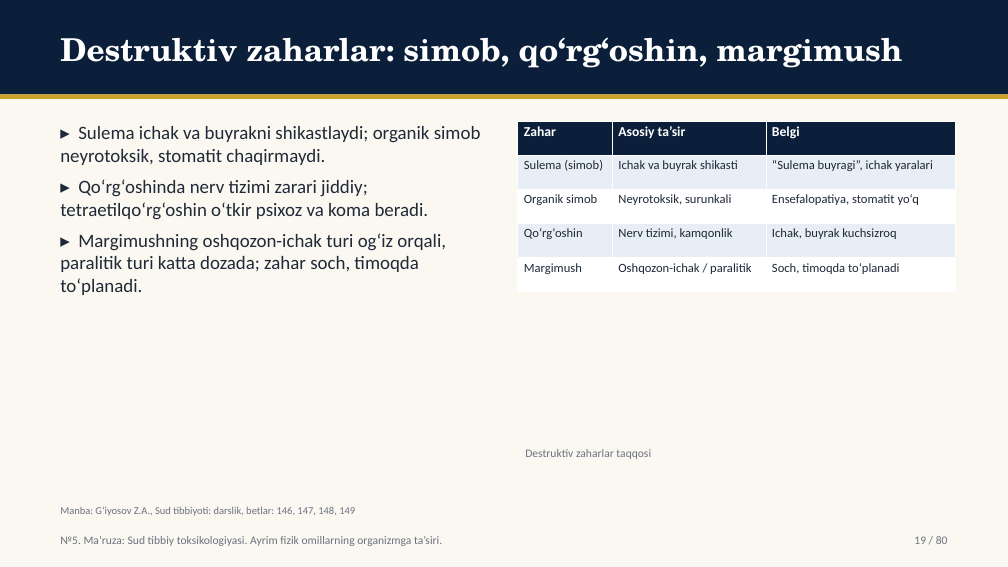
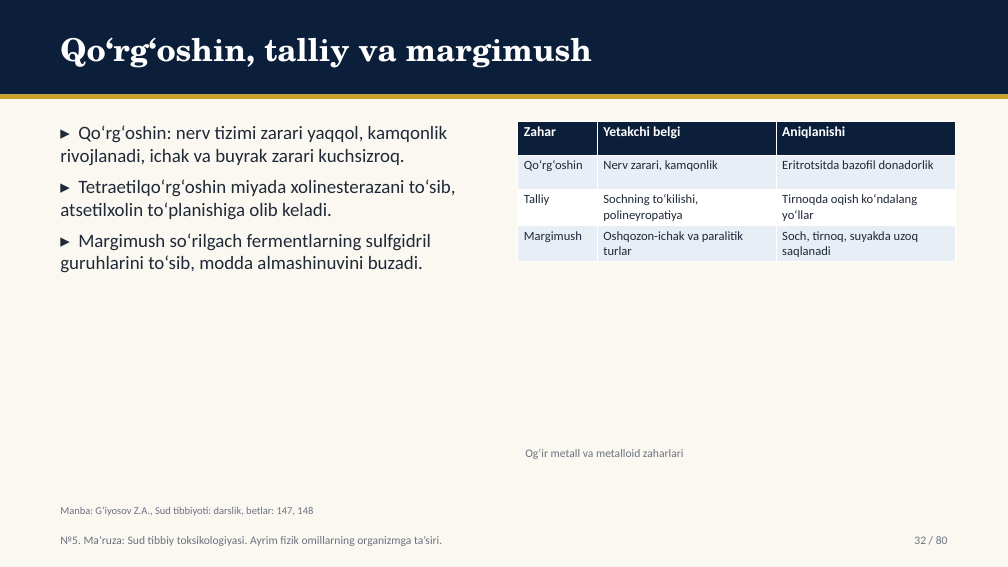
Before and after one commit to davlatsudekspert/forensic-expert, a slide deck: slide 32 of out/4-kurs-pediatriya-11.pptx (slide 19 before the commit). Drawn at 1008x567 pixels with LibreOffice and Linux fonts; fonts in the diff are those of the drawing. Boxes give left, top, right and bottom in pixels: in the first picture for what was removed or moved away, otherwise in the second. Text is boxed around its words. In the diff, an @@ line names an element or a change of style, - is before the commit and + after.

Commit message:
slides output: 4-kurs-davolash-10,4-kurs-pediatriya-11,4-kurs-pediatriya-12,5-kurs-tibbiy-profilaktika-08,5-kurs-tibbiy-profilaktika-09,ktp26-u-05,ktp26-u-14

```diff
--- a/out/4-kurs-pediatriya-11.pptx
+++ b/out/4-kurs-pediatriya-11.pptx
@@ text at box(60, 37, 592, 68): text changed @@
-Destruktiv zaharlar: simob, qo‘rg‘oshin, margimush
+Qo‘rg‘oshin, talliy va margimush
@@ text at box(60, 125, 456, 273): text changed @@
-▸ Sulema ichak va buyrakni shikastlaydi; organik simob neyrotoksik, stomatit chaqirmaydi.
-▸ Qo‘rg‘oshinda nerv tizimi zarari jiddiy; tetraetilqo‘rg‘oshin o‘tkir psixoz va koma beradi.
-▸ Margimushning oshqozon-ichak turi og‘iz orqali, paralitik turi katta dozada; zahar soch, timoqda to‘planadi.
+▸ Qo‘rg‘oshin: nerv tizimi zarari yaqqol, kamqonlik rivojlanadi, ichak va buyrak zarari kuchsizroq.
+▸ Tetraetilqo‘rg‘oshin miyada xolinesterazani to‘sib, atsetilxolin to‘planishiga olib keladi.
+▸ Margimush so‘rilgach fermentlarning sulfgidril guruhlarini to‘sib, modda almashinuvini buzadi.
@@ table at box(518, 121, 956, 261) @@
-row 1: Zahar | Asosiy ta’sir | Belgi
-row 2: Sulema (simob) | Ichak va buyrak shikasti | “Sulema buyragi”, ichak yaralari
-row 3: Organik simob | Neyrotoksik, surunkali | Ensefalopatiya, stomatit yo‘q
-row 4: Qo‘rg‘oshin | Nerv tizimi, kamqonlik | Ichak, buyrak kuchsizroq
-row 5: Margimush | Oshqozon-ichak / paralitik | Soch, timoqda to‘planadi
+row 1: Zahar | Yetakchi belgi | Aniqlanishi
+row 2: Qo‘rg‘oshin | Nerv zarari, kamqonlik | Eritrotsitda bazofil donadorlik
+row 3: Talliy | Sochning to‘kilishi, polineyropatiya | Tirnoqda oqish ko‘ndalang yo‘llar
+row 4: Margimush | Oshqozon-ichak va paralitik turlar | Soch, tirnoq, suyakda uzoq saqlanadi
@@ text at box(525, 449, 683, 459): text changed @@
-Destruktiv zaharlar taqqosi
+Og‘ir metall va metalloid zaharlari
@@ text at box(60, 506, 313, 516): text changed @@
-Manba: G‘iyosov Z.A., Sud tibbiyoti: darslik, betlar: 146, 147, 148, 149
+Manba: G‘iyosov Z.A., Sud tibbiyoti: darslik, betlar: 147, 148
@@ text at box(914, 536, 948, 544): text changed @@
-19 / 80
+32 / 80
```
Also in this commit, not shown: 62 other slides changed, 15 slides added, 15 slides removed, 30 other files.
